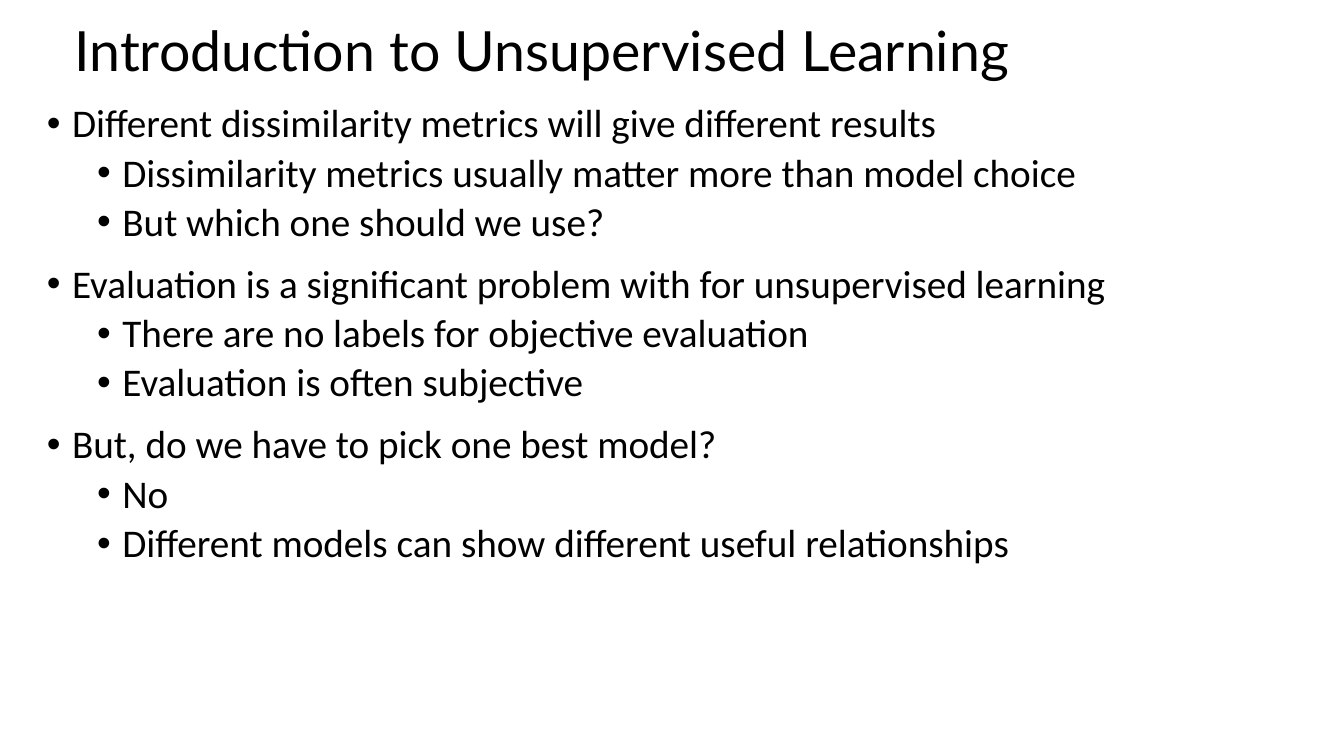
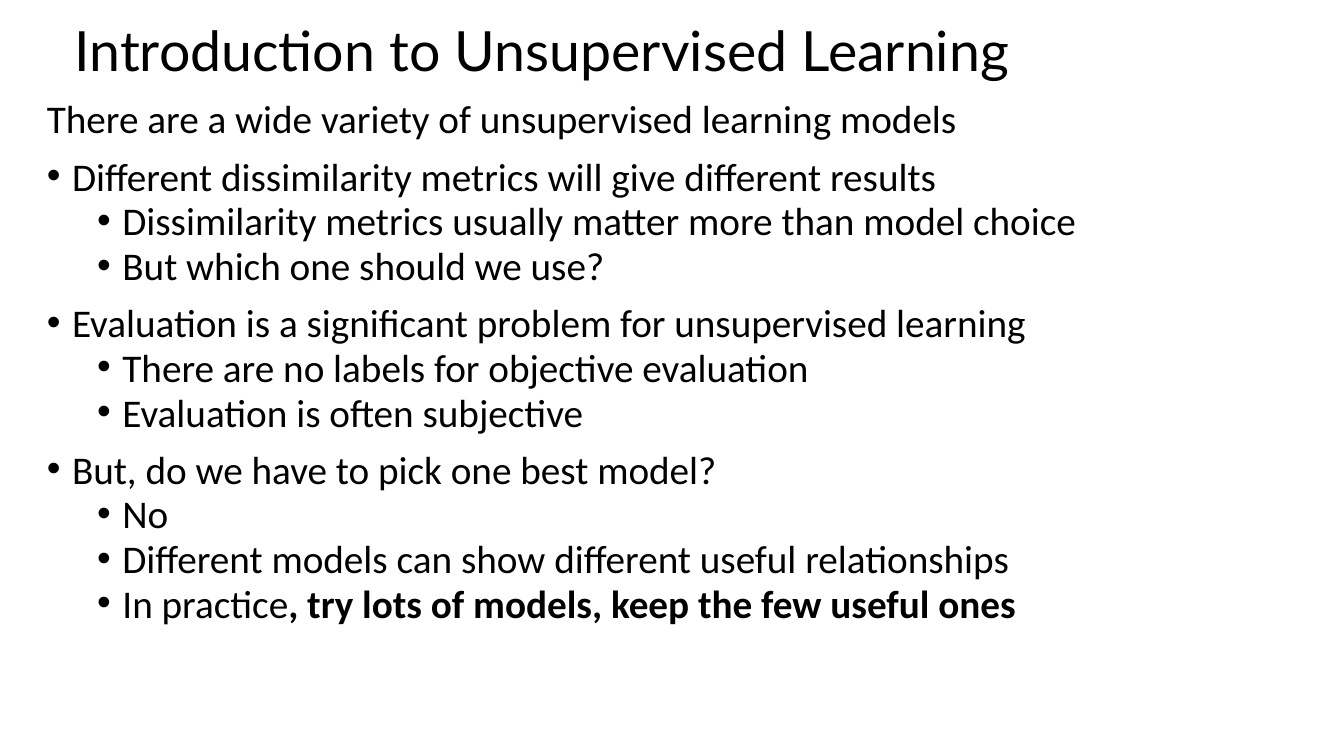
Before and after one commit to StephenElston/CSCI-E-108, a slide deck: slide 7 of slides/6_IntroductionToClustering.pptx. Drawn at 1344x756 pixels with LibreOffice and Linux fonts; fonts in the diff are those of the drawing. Boxes give left, top, right and bottom in pixels: in the first picture for what was removed or moved away, otherwise in the second. Text is boxed around its words. In the diff, an @@ line names an element or a change of style, - is before the commit and + after.

Commit message:
Corrected small typo from lecture

```diff
--- a/slides/6_IntroductionToClustering.pptx
+++ b/slides/6_IntroductionToClustering.pptx
@@ text at bbox=[47, 105, 956, 140]: paragraph added @@
+There are a wide variety of unsupervised learning models
@@ text at bbox=[72, 163, 1076, 580]: line spacing 0.9 to 0.8 @@
@@ text at bbox=[72, 309, 1025, 344]: text changed @@
-• Evaluation is a significant problem with for unsupervised learning
+• Evaluation is a significant problem for unsupervised learning
@@ text at bbox=[122, 590, 1015, 625]: paragraph added @@
+  • In practice, try lots of models, keep the few useful ones
```
Also in this commit, not shown: 33 other slides changed.
